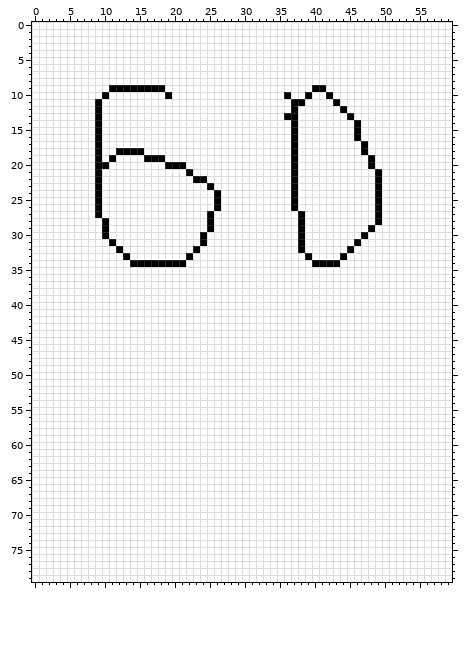
Sprite sheet: Cliente/Cards/Card60.png. This is how it looked before the edit.
The file is 60x80 pixels.
And afterwards:
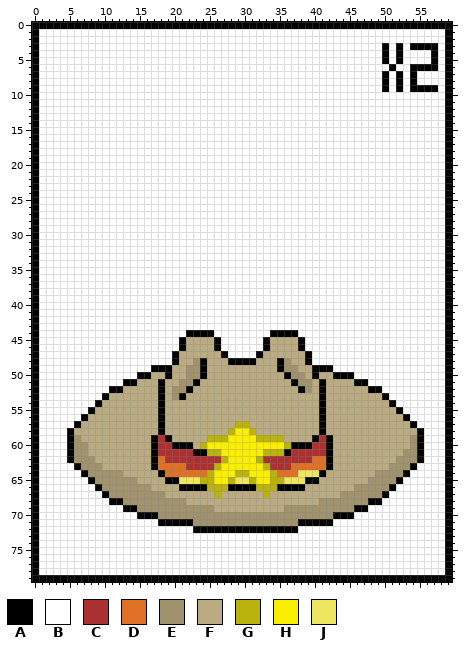
Palette (. is transparent): A #000000  B #ffffff  C #ac3232  D #df7126  E #a0926d  F #baab82  G #bab20d  H #fbef00  J #eee660
The commit says: Added last needed cards for the game
The exact change:
Changed rows in their new state; - is an unchanged pixel.
first column x 0:
 0 AAAAAAAAAAAAAAAAAAAAAAAAAAAAAAAAAAAAAAAAAAAAAAAAAAAAAAAAAAAA
 1 A----------------------------------------------------------A
 2 A----------------------------------------------------------A
 3 A-------------------------------------------------A-A-AAAA-A
 4 A-------------------------------------------------A-A----A-A
 5 A-------------------------------------------------A-A----A-A
 6 A--------------------------------------------------A--AAAA-A
 7 A-------------------------------------------------A-A-A----A
 8 A-------------------------------------------------A-A-A----A
 9 A----------BBBBBBBB---------------------BB--------A-A-AAAA-A
10 A---------B--------B----------------B--B--B----------------A
11 A--------B---------------------------BB----B---------------A
12 A--------B---------------------------B------B--------------A
13 A--------B--------------------------BB-------B-------------A
14 A--------B---------------------------B--------B------------A
15 A--------B---------------------------B--------B------------A
16 A--------B---------------------------B--------B------------A
17 A--------B---------------------------B---------B-----------A
18 A--------B--BBBB---------------------B---------B-----------A
19 A--------B-B----BBB------------------B----------B----------A
20 A--------BB--------BBB---------------B----------B----------A
21 A--------B------------B--------------B-----------B---------A
22 A--------B-------------BB------------B-----------B---------A
23 A--------B---------------B-----------B-----------B---------A
24 A--------B----------------B----------B-----------B---------A
25 A--------B----------------B----------B-----------B---------A
26 A--------B----------------B----------B-----------B---------A
27 A--------B---------------B------------B----------B---------A
28 A---------B--------------B------------B----------B---------A
29 A---------B--------------B------------B---------B----------A
30 A---------B-------------B-------------B--------B-----------A
31 A----------B------------B-------------B-------B------------A
32 A-----------B----------B--------------B------B-------------A
33 A------------B--------B----------------B----B--------------A
34 A-------------BBBBBBBB------------------BBBB---------------A
35 A----------------------------------------------------------A
36 A----------------------------------------------------------A
37 A----------------------------------------------------------A
38 A----------------------------------------------------------A
39 A----------------------------------------------------------A
40 A----------------------------------------------------------A
41 A----------------------------------------------------------A
42 A----------------------------------------------------------A
43 A----------------------------------------------------------A
44 A---------------------AAAA--------AAAA---------------------A
45 A--------------------AFFFFA------AFFFFA--------------------A
46 A--------------------AFFFFA------AFFFFA--------------------A
47 A-------------------AFFFFFFA----AFFFFFFA-------------------A
48 A-------------------AFFEAFFFAAAAFFFAEFFA-------------------A
49 A----------------AAAFFEEAFFFFFFFFFFAEEFFAAA----------------A
50 A--------------AAFFAFFEEAFFFFFFFFFFFAEEFAFFAAA-------------A
51 A------------AAFFFAFFEEAFFFFFFFFFFFFFAEEFAFFFFAA-----------A
52 A----------AAFFFFFAFEEAFFFFFFFFFFFFFFFAEFAFFFFFFAA---------A
53 A---------AFFFFFFFAFEAFFFFFFFFFFFFFFFFFFFAFFFFFFFFA--------A
54 A--------AFFFFFFFFAFFFFFFFFFFFFFFFFFFFFFFAFFFFFFFFFA-------A
55 A-------AFFFFFFFFFAFFFFFFFFFFFFFFFFFFFFFFAFFFFFFFFFFA------A
56 A------AFFFFFFFFFFAFFFFFFFFFFFFFFFFFFFFFFAFFFFFFFFFFFA-----A
57 A-----AFFFFFFFFFFFAFFFFFFFFFFGGFFFFFFFFFFAFFFFFFFFFFFFA----A
58 A----AFFFFFFFFFFFFAFFFFFFFFFGHHGFFFFFFFFFAFFFFFFFFFFFFFA---A
59 A----AEFFFFFFFFFFACAFFFFFGGGHHHHGGGGFFFFACAFFFFFFFFFFFEA---A
60 A----AEEFFFFFFFFFACCAAAFGHHHHHHHHHHHGAAACCAFFFFFFFFFFFEA---A
61 A----AEEFFFFFFFFFACCCCCAAGGHHHHHHGGGACCCCCAFFFFFFFFFFEEA---A
62 A----AEEEFFFFFFFFADCCCCCCCCGHHHHGCCCCCCCDDAFFFFFFFFFEEEA---A
63 A-----AEEEFFFFFFFADDDDCCCCGHHHHHHGCCCDDDDDAFFFFFFFFEEEA----A
64 A------AEEEEEFFFFFADDDDDDGHHHGGHHHGDDDJJJAFFFFFFFEEEEA-----A
65 A-------AEEEEEEFFFFAAJJJGGHHGJJGHHGGJJJAAFFFFFFFEEEEA------A
66 A--------AEEEEEEEFFFFAAAAGGGAAAAGGGAAAAFFFFFFFEEEEEA-------A
67 A---------AEEEEEEEEFFFFFFFGFFFFFFGFFFFFFFFFFEEEEEEA--------A
68 A----------AAEEEEEEEEEFFFFFFFFFFFFFFFFFFFEEEEEEEAA---------A
69 A------------AAEEEEEEEEEEEFFFFFFFFFFEEEEEEEEEEAA-----------A
70 A--------------AAAEEEEEEEEEEEEEEEEEEEEEEEEEAAA-------------A
71 A-----------------AAAAAEEEEEEEEEEEEEEEAAAAA----------------A
72 A----------------------AAAAAAAAAAAAAAA---------------------A
73 A----------------------------------------------------------A
74 A----------------------------------------------------------A
75 A----------------------------------------------------------A
76 A----------------------------------------------------------A
77 A----------------------------------------------------------A
78 A----------------------------------------------------------A
79 AAAAAAAAAAAAAAAAAAAAAAAAAAAAAAAAAAAAAAAAAAAAAAAAAAAAAAAAAAAA
Where, in picture pixels (left, top, right, bottom), the same in both pictures:
changed: (32, 22, 452, 582)
